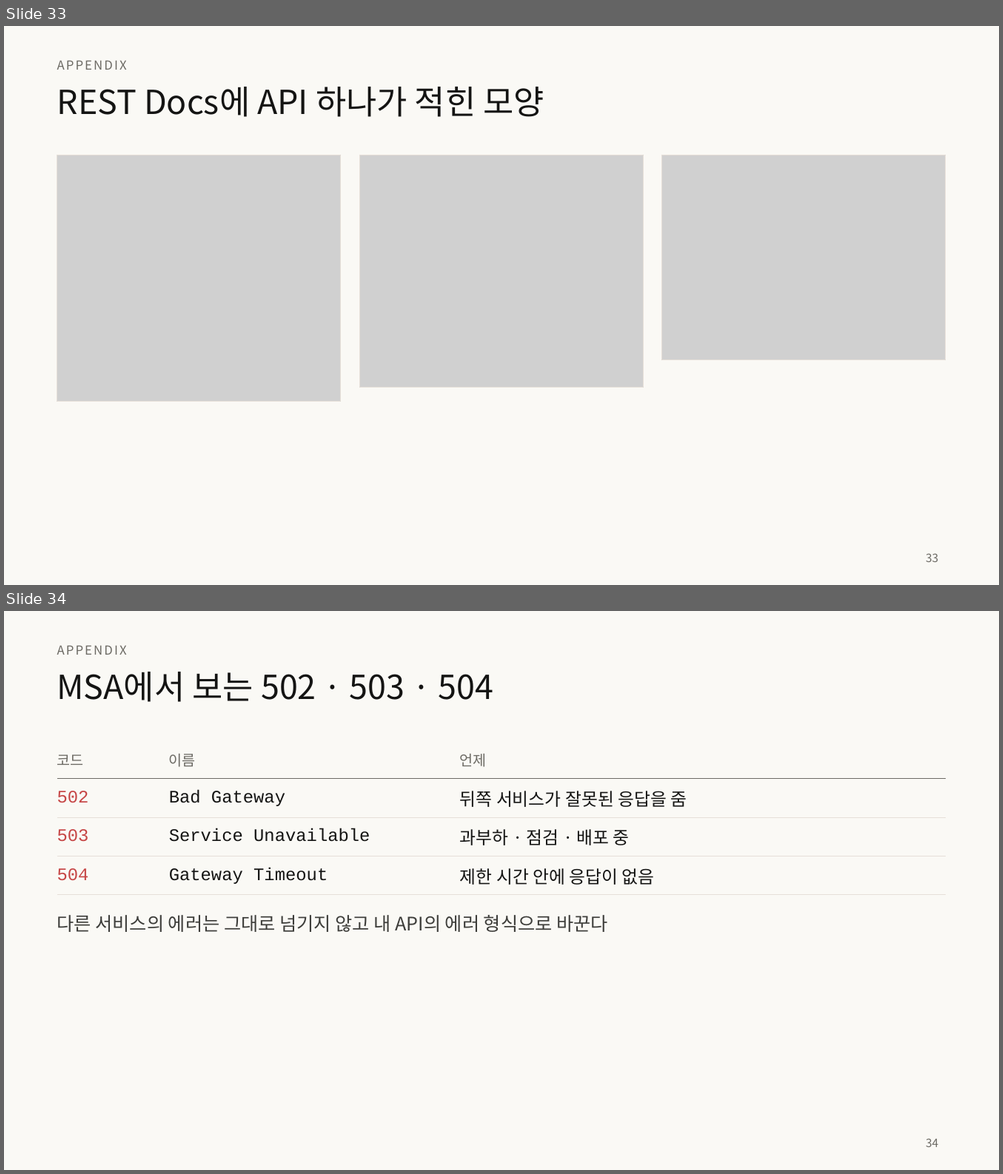
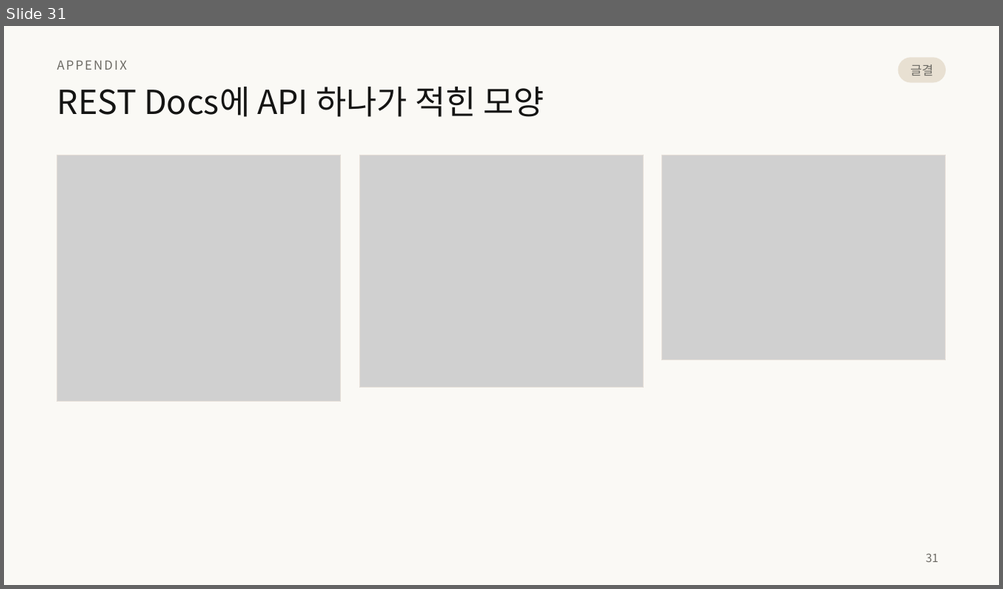
Before and after one commit to home-blog/docs-RESTful, a slide deck: 발표/RESTful-API-설계.pptx. Shown one above the other, each under a label of ours: slides 33 and 34 before the commit, slide 31 after it. The pictures are 1003x1174 and 1003x589 pixels, drawn with LibreOffice and Linux fonts; fonts in the diff are those of the drawing; grey boxes stand for pictures. Boxes give left, top, right and bottom in pixels: in the first picture for what was removed or moved away, otherwise in the second. Text is boxed around its words. In the diff, an @@ line names an element or a change of style, - is before the commit and + after.

```diff
--- a/발표/RESTful-API-설계.pptx
+++ b/발표/RESTful-API-설계.pptx
@@ slide 34 removed at (x1=4, y1=611, x2=999, y2=1170), background #FAF9F5 @@
@@ text removed at (x1=57, y1=645, x2=127, y2=655) @@
-APPENDIX
@@ title removed at (x1=57, y1=672, x2=494, y2=702) @@
-MSA에서 보는 502 · 503 · 504
@@ table removed at (x1=57, y1=740, x2=945, y2=888), 4 rows, 3 columns @@
-코드 | 이름 | 언제
-502 | Bad Gateway | 뒤쪽 서비스가 잘못된 응답을 줌
-503 | Service Unavailable | 과부하 · 점검 · 배포 중
-504 | Gateway Timeout | 제한 시간 안에 응답이 없음
@@ text removed at (x1=57, y1=915, x2=608, y2=932) @@
-다른 서비스의 에러는 그대로 넘기지 않고 내 API의 에러 형식으로 바꾼다
@@ page number removed at (x1=925, y1=1139, x2=938, y2=1147) @@
-34
@@ what was slide 33 is now slide 31 @@
@@ slide 31 changed as well @@
@@ rounded rectangle added at (x1=898, y1=57, x2=945, y2=83), fill #E8E0D2 @@
@@ text added at (x1=910, y1=64, x2=933, y2=76), 12 pt, text #6C6A64 @@
+글결
@@ page number at (x1=925, y1=554, x2=938, y2=562): text changed @@
-33
+31
```
Also in this commit, not shown: 10 other slides changed, 23 slides added, 22 other slides removed, 4 other files.
